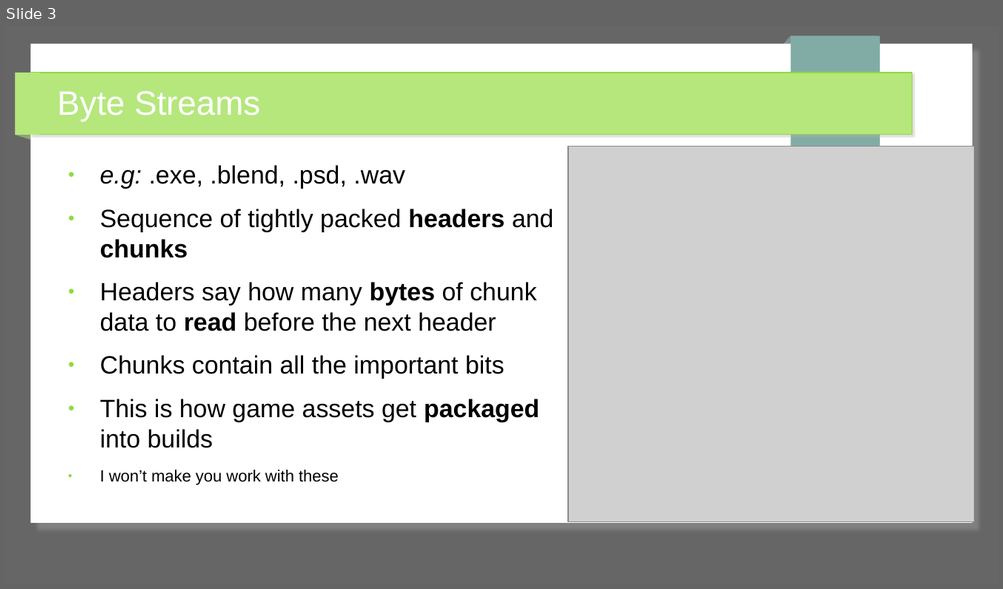
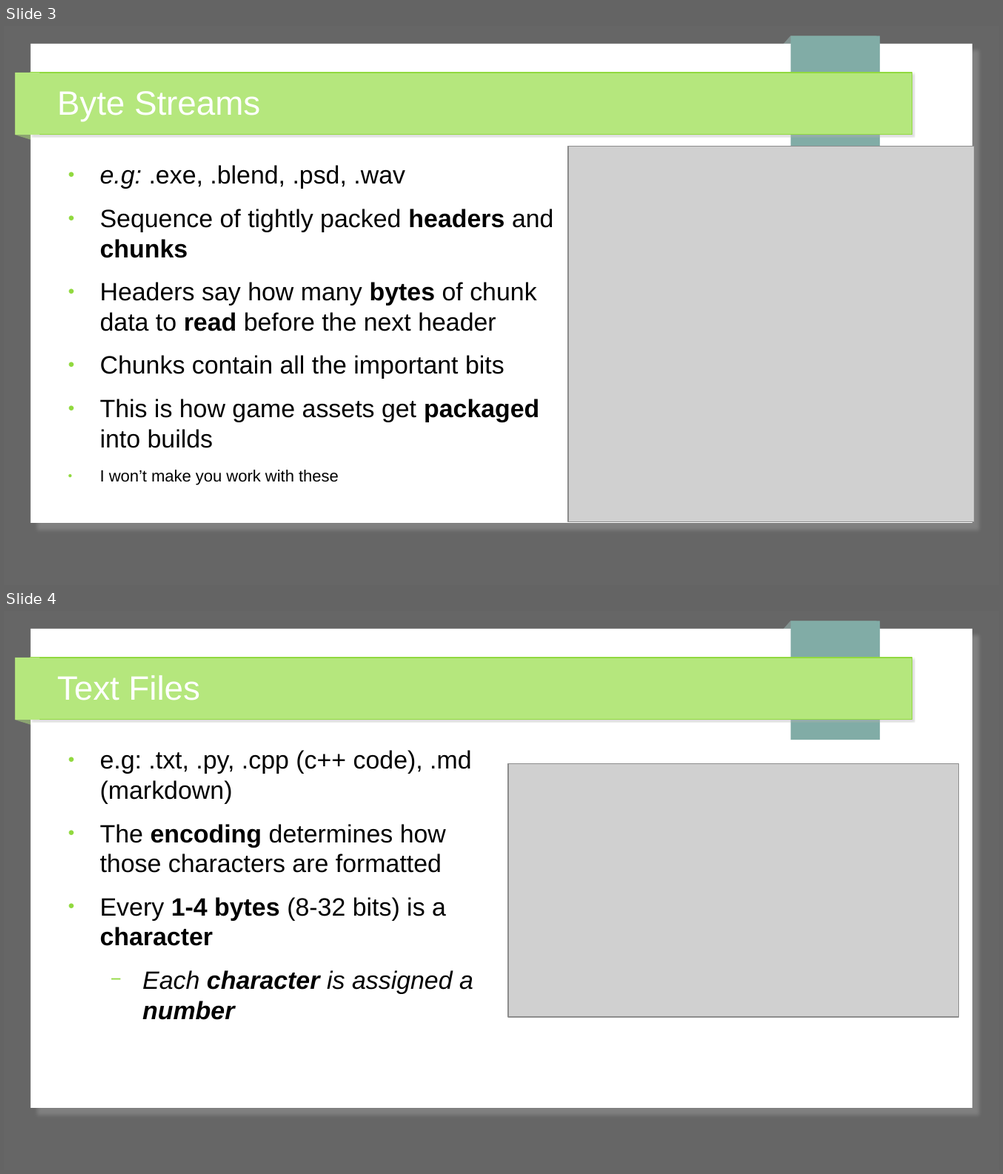
Before and after one commit to xmarshall39/CS101, a slide deck: Lesson 5/Lecture/slides.odp. Shown one above the other, each under a label of ours: slide 3 before the commit, slides 3 and 4 after it. The pictures are 1003x589 and 1003x1174 pixels, drawn with LibreOffice and Linux fonts; fonts in the diff are those of the drawing; grey boxes stand for pictures. Boxes give left, top, right and bottom in pixels: in the first picture for what was removed or moved away, otherwise in the second. Text is boxed around its words. In the diff, an @@ line names an element or a change of style, - is before the commit and + after.

```diff
--- a/Lesson 5/Lecture/slides.odp
+++ b/Lesson 5/Lecture/slides.odp
@@ slide 4 added at (x1=4, y1=611, x2=999, y2=1170), background #666666; not listed: 7 template elements that a slide beside it also shows @@
@@ title added at (x1=57, y1=675, x2=200, y2=701), 27 pt, text #FFFFFF @@
+Text Files
@@ text added at (x1=100, y1=750, x2=473, y2=1020), 20 pt, text #000000 @@
+● e.g: .txt, .py, .cpp (c++ code), .md (markdown)
+● The encoding determines how those characters are formatted
+● Every 1-4 bytes (8-32 bits) is a character
+  − Each character is assigned a number
@@ picture added at (x1=509, y1=764, x2=959, y2=1018) @@
```
Also in this commit, not shown: 2 slides changed, 1 other slide added, 19 other files.
